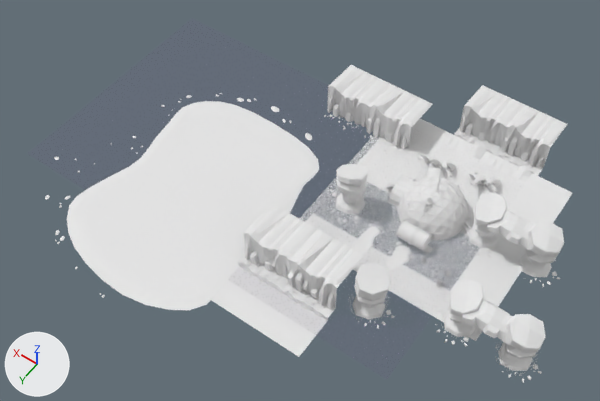
An edit to the FBX model Assets/Models/Environment/Acantilado_FInal.fbx, drawn before and after from the same camera.
Rendered twice from a camera (50 mm lens) standing at (-17.8, 46.9, 63.9) and looking at (11.3, 6.2, -0.2). Lighting does not change. The marker at lower left points along +X, +Y and +Z. Where no turn or scale is listed for an object, it has been applied to the vertices.
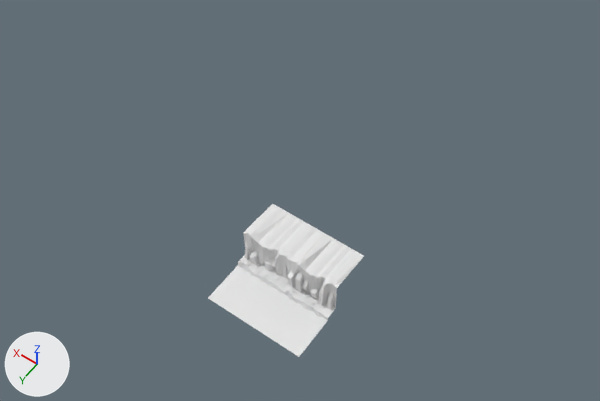
The newer file is also turned or shifted as a whole; pictures and numbers use the older file's frame.

Location of each change, (x1, y1, x2, y2) in pixels of the pictures (600 x 401 px):
'Cube.014', deleted: before (45, 93, 319, 310)
'Plane.001', deleted: before (299, 119, 573, 341)
'Cube.007', deleted: before (441, 85, 567, 182)
'Cube.006', deleted: before (324, 65, 432, 153)
'Cube.012', deleted: before (433, 280, 546, 382)
'Cube.009', deleted: before (462, 193, 565, 287)
'Icosphere', deleted: before (397, 177, 469, 241)
'Cube.013', deleted: before (348, 262, 395, 329)
'Cube.008', deleted: before (330, 164, 368, 224)
'Cylinder.002', deleted: before (395, 221, 433, 254)
'Cube.010', deleted: before (383, 241, 411, 277)
'Cube.011', deleted: before (349, 224, 384, 258)
'Icosphere.001', deleted: before (388, 176, 415, 207)
'Cube.002', deleted: before (418, 155, 456, 176)
'Cube.004', deleted: before (469, 171, 501, 192)
'Cylinder.003', deleted: before (425, 168, 444, 179)
'Cylinder.001', deleted: before (423, 196, 433, 212)
'Cube.005', deleted: before (383, 183, 410, 204)
'Cube.001', deleted: before (462, 221, 472, 235)
'Cone.002', deleted: before (436, 279, 443, 290)
'Cone', deleted: before (441, 268, 451, 280)
'Cylinder', deleted: before (435, 174, 441, 192)
'Cone.003', deleted: before (421, 255, 428, 267)
'Cube.003', deleted: before (411, 178, 418, 181)

Diff of the bpy script that builds the scene:
```diff
--- a/Assets/Models/Environment/Acantilado_FInal.fbx.py
+++ b/Assets/Models/Environment/Acantilado_FInal.fbx.py
@@ ob_cone_004 @@
-ob_cone_004 = bpy.data.objects.new('Cone.004', me_cone_003)
@@ ob_cube_004 @@
-ob_cube_004 = bpy.data.objects.new('Cube.004', me_cube_003)
@@ ob_cone_001 @@
-ob_cone_001 = bpy.data.objects.new('Cone.001', me_cone_001)
@@ ob_cone_002 @@
-ob_cone_002 = bpy.data.objects.new('Cone.002', me_cone_006)
@@ ob_cube_011 @@
-ob_cube_011 = bpy.data.objects.new('Cube.011', me_cube_013)
@@ ob_cube_009 @@
-ob_cube_009 = bpy.data.objects.new('Cube.009', me_cube_010)
@@ ob_cube_003 @@
-ob_cube_003 = bpy.data.objects.new('Cube.003', me_cube_004)
@@ ob_icosphere @@
-ob_icosphere = bpy.data.objects.new('Icosphere', me_icosphere)
@@ ob_cube_008 @@
-ob_cube_008 = bpy.data.objects.new('Cube.008', me_cube_007)
@@ ob_cylinder_001 @@
-ob_cylinder_001 = bpy.data.objects.new('Cylinder.001', me_cylinder_005)
@@ ob_cube_014 @@
-ob_cube_014 = bpy.data.objects.new('Cube.014', me_cube_008)
@@ ob_cube_006 @@
-ob_cube_006 = bpy.data.objects.new('Cube.006', me_cube_006)
@@ ob_cube_012 @@
-ob_cube_012 = bpy.data.objects.new('Cube.012', me_cube_014)
@@ ob_cube_005 @@
-ob_cube_005 = bpy.data.objects.new('Cube.005', me_cube_005)
@@ ob_cone @@
-ob_cone = bpy.data.objects.new('Cone', me_cone)
@@ ob_cube_010 @@
-ob_cube_010 = bpy.data.objects.new('Cube.010', me_cube_011)
@@ ob_cylinder_003 @@
-ob_cylinder_003 = bpy.data.objects.new('Cylinder.003', me_cylinder_006)
@@ ob_cube_002 @@
-ob_cube_002 = bpy.data.objects.new('Cube.002', me_cube)
@@ ob_cylinder_002 @@
-ob_cylinder_002 = bpy.data.objects.new('Cylinder.002', me_cylinder_001)
@@ ob_cylinder @@
-ob_cylinder = bpy.data.objects.new('Cylinder', me_cylinder)
@@ ob_cube_013 @@
-ob_cube_013 = bpy.data.objects.new('Cube.013', me_cube_015)
@@ ob_plane_001 @@
-ob_plane_001 = bpy.data.objects.new('Plane.001', me_plane)
@@ ob_cone_003 @@
-ob_cone_003 = bpy.data.objects.new('Cone.003', me_cone_002)
@@ ob_cube @@
-ob_cube = bpy.data.objects.new('Cube', me_cube_001)
@@ ob_cube_007 @@
-ob_cube_007 = bpy.data.objects.new('Cube.007', me_cube_009)
@@ ob_icosphere_001 @@
-ob_icosphere_001 = bpy.data.objects.new('Icosphere.001', me_icosphere_003)
@@ ob_cube_001 @@
-ob_cube_001 = bpy.data.objects.new('Cube.001', me_cube_002)
```
